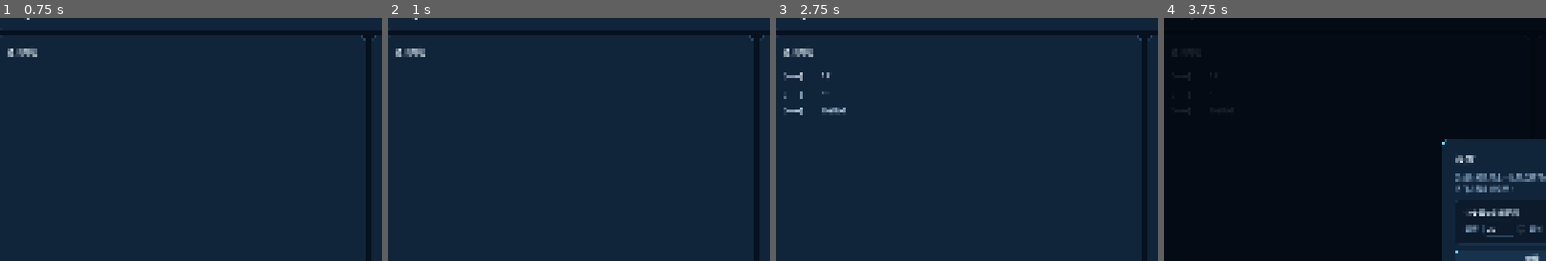
Above: before the commit, frames 1-4 (left to right).
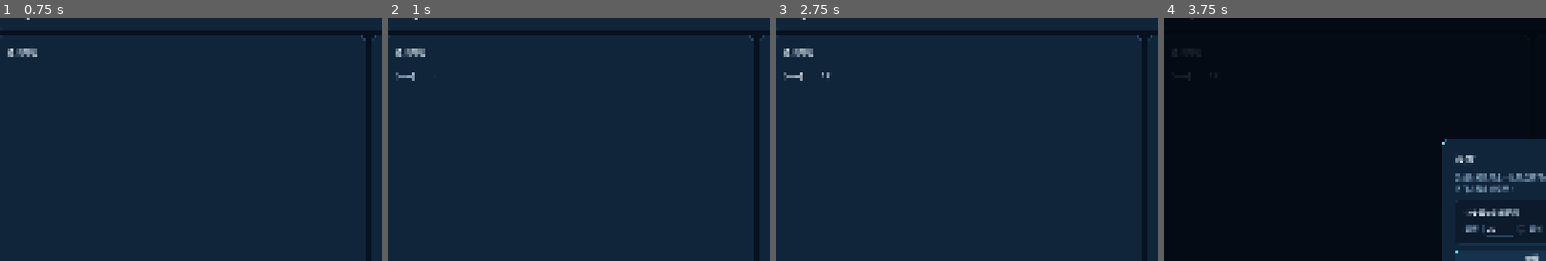
Above: after the commit, the same moments.

Repository: nianheng/Project-Liora
Game: Godot game, scene res://scenes/main.tscn
The game is run twice, just before and just after one commit, with the same random seed, the same clock (stepped at 60 frames per second) and the same inputs.
Inputs (mouse positions are % of the whole screen's width and height, from its top left):
- Up to frame 1 (0.75 s): click (25, 90) at 0.52 s; type "12" at 0.6 s
- Up to frame 2 (1 s): no input
- Up to frame 3 (2.75 s): click "发送" at 1.25 s; click "系统消息: 关" at 2 s
- Up to frame 4 (3.75 s): click "系统消息: 开" at 2.75 s; click "⚙ 设置" at 3.5 s
The pictures show only the part of the screen within x 2-52%, y 6-56%; the shares and areas given below are measured in that part.

Frame 1 is identical in both runs. In frame 2, less than 0.1% of the frame differs, in the area x 2-7%, y 22-26%; in frame 3, 0.2%, in the area x 2-19%, y 30-40%; in frame 4, less than 0.1%.

Commit message:
open message typing

Diff:
--- a/scripts/game_ui.gd
+++ b/scripts/game_ui.gd
@@ -94,6 +94,8 @@
 var interrupted_player_messages: Array[String] = []
 var interrupted_system_events: Array[Dictionary] = []
 var agent_request_serial: int = 0
+var intro_sequence_serial: int = 0
+var intro_playing := false
 var active_request_player_messages: Array[String] = []
 var active_request_system_events: Array[Dictionary] = []
 var selected_location_id := ""
@@ -1234,10 +1236,16 @@
 	if prologue_intro_played:
 		return
 	prologue_intro_played = true
+	intro_sequence_serial += 1
+	var current_intro_serial := intro_sequence_serial
+	intro_playing = true
 	objective_label.text = "目标：回应无线电呼叫，先与少女建立稳定通讯。"
 	system_agent_short_term_goal = "先确认无线电另一端是否有人稳定回应。"
 	system_recent_dialogue_summary = "少女正在通过无线电反复尝试呼叫未知对象，希望确认通讯另一端是否真的有人存在。"
 	await wait_for_game_seconds(1.0)
+	if current_intro_serial != intro_sequence_serial:
+		stop_intro_sequence_after_interrupt()
+		return
 	var opening_lines := [
 		"Hello?",
 		"Allô ?",
@@ -1250,8 +1258,17 @@
 	]
 	for index in range(opening_lines.size()):
 		var line: String = opening_lines[index]
+		if current_intro_serial != intro_sequence_serial:
+			stop_intro_sequence_after_interrupt()
+			return
+		show_typing_indicator()
 		await wait_for_game_seconds(get_scripted_line_delay_seconds(line))
+		if current_intro_serial != intro_sequence_serial:
+			stop_intro_sequence_after_interrupt()
+			return
+		hide_typing_indicator()
 		append_scripted_girl_line(line)
+	intro_playing = false
 	render_graph_data()
 
 
@@ -1433,6 +1450,19 @@
 	typing_indicator_row = null
 	typing_indicator_body_label = null
 	typing_indicator_dot_count = 0
+
+
+func interrupt_intro_sequence() -> void:
+	if not intro_playing:
+		return
+	intro_sequence_serial += 1
+	intro_playing = false
+	hide_typing_indicator()
+
+
+func stop_intro_sequence_after_interrupt() -> void:
+	intro_playing = false
+	hide_typing_indicator()
 
 
 func _on_typing_indicator_tick() -> void:
@@ -1994,6 +2024,7 @@
 	var message := input_box.text.strip_edges()
 	if message.is_empty():
 		return
+	interrupt_intro_sequence()
 	append_log("%s %s" % [get_player_speaker_prefix(), message], "player")
 	if not prologue_contact_confirmed:
 		prologue_contact_confirmed = true
